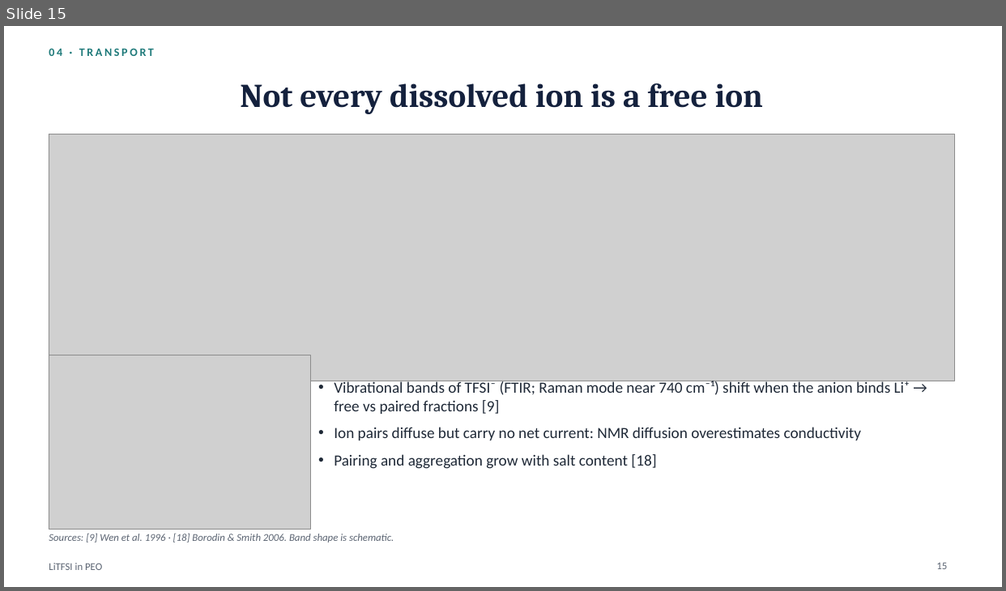
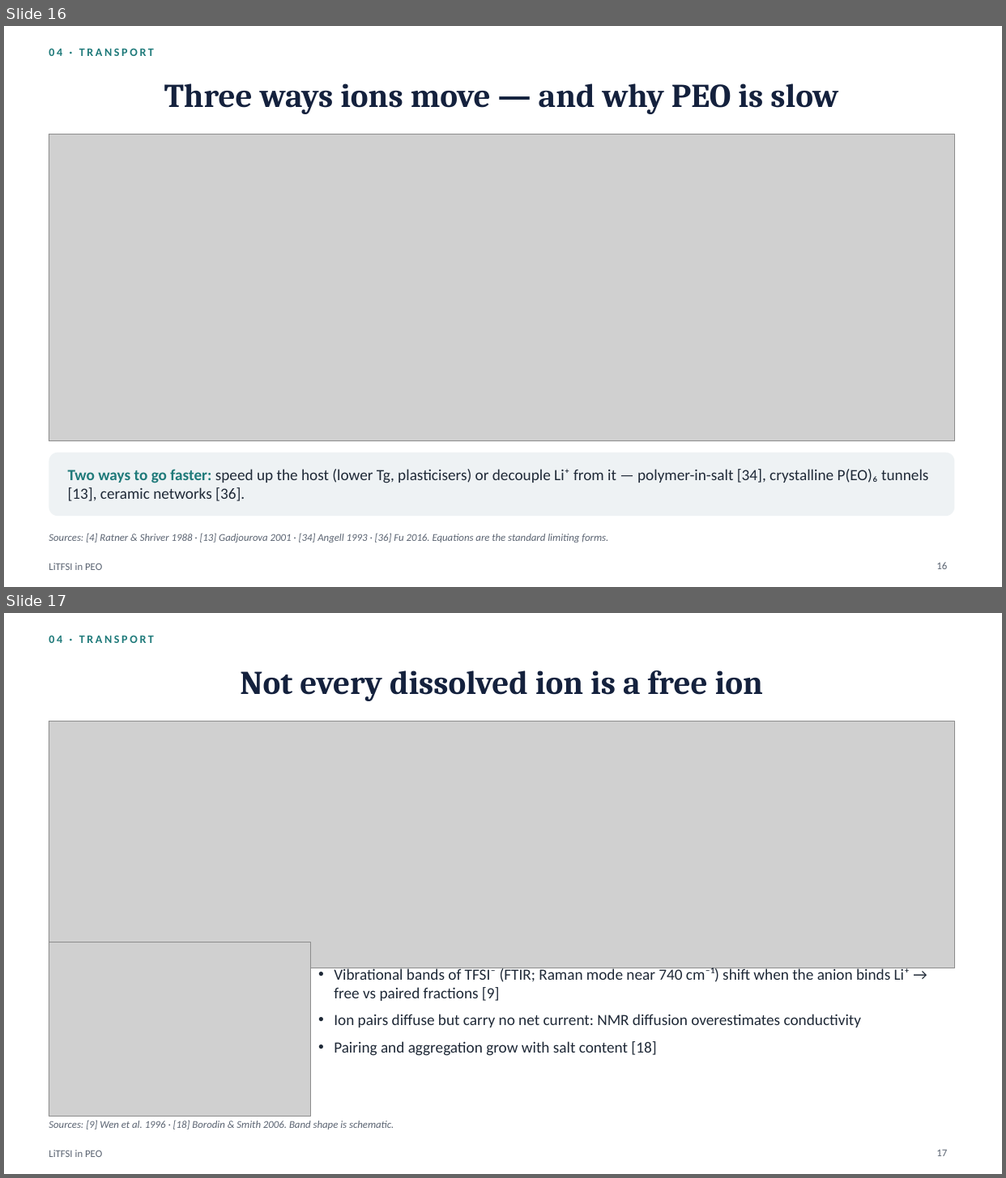
Before and after one commit to zhaoyuw44-lang/Trash, a slide deck: litfsi_peo_ppt/LiTFSI_in_PEO.pptx. Shown one above the other, each under a label of ours: slide 15 before the commit, slides 16 and 17 after it. The pictures are 1006x591 and 1006x1178 pixels, drawn with LibreOffice and Linux fonts; fonts in the diff are those of the drawing; grey boxes stand for pictures. Boxes give left, top, right and bottom in pixels: in the first picture for what was removed or moved away, otherwise in the second. Text is boxed around its words. In the diff, an @@ line names an element or a change of style, - is before the commit and + after.

```diff
--- a/litfsi_peo_ppt/LiTFSI_in_PEO.pptx
+++ b/litfsi_peo_ppt/LiTFSI_in_PEO.pptx
@@ slide 16 added at box(4, 26, 1002, 587), background #FFFFFF; not listed: 1 template element that a slide beside it also shows @@
@@ text added at box(49, 48, 154, 56), 11 pt, text #1F7A7A, bold @@
+04 · TRANSPORT
@@ title added at box(164, 84, 838, 114), 32 pt, text #14213D, bold @@
+Three ways ions move — and why PEO is slow
@@ picture added at box(49, 135, 955, 442) @@
@@ rounded rectangle added at box(49, 453, 955, 516), fill #EEF2F4 @@
@@ text added at box(68, 469, 928, 501), 15 pt, text #1F2937 @@
+Two ways to go faster: speed up the host (lower Tg, plasticisers) or decouple Li⁺ from it — polymer-in-salt [34], crystalline P(EO)₆ tunnels [13], ceramic networks [36].
@@ text added at box(49, 533, 608, 543), 10 pt, text #5B6472, italic @@
+Sources: [4] Ratner & Shriver 1988 · [13] Gadjourova 2001 · [34] Angell 1993 · [36] Fu 2016. Equations are the standard limiting forms.
@@ page number added at box(936, 562, 947, 570), 10 pt, text #5B6472 @@
+16
@@ what was slide 15 is now slide 17 @@
@@ page number at box(936, 1150, 947, 1157): text changed @@
-15
+17
```
Also in this commit, not shown: 16 slides changed, 4 other slides added, 7 other files.
